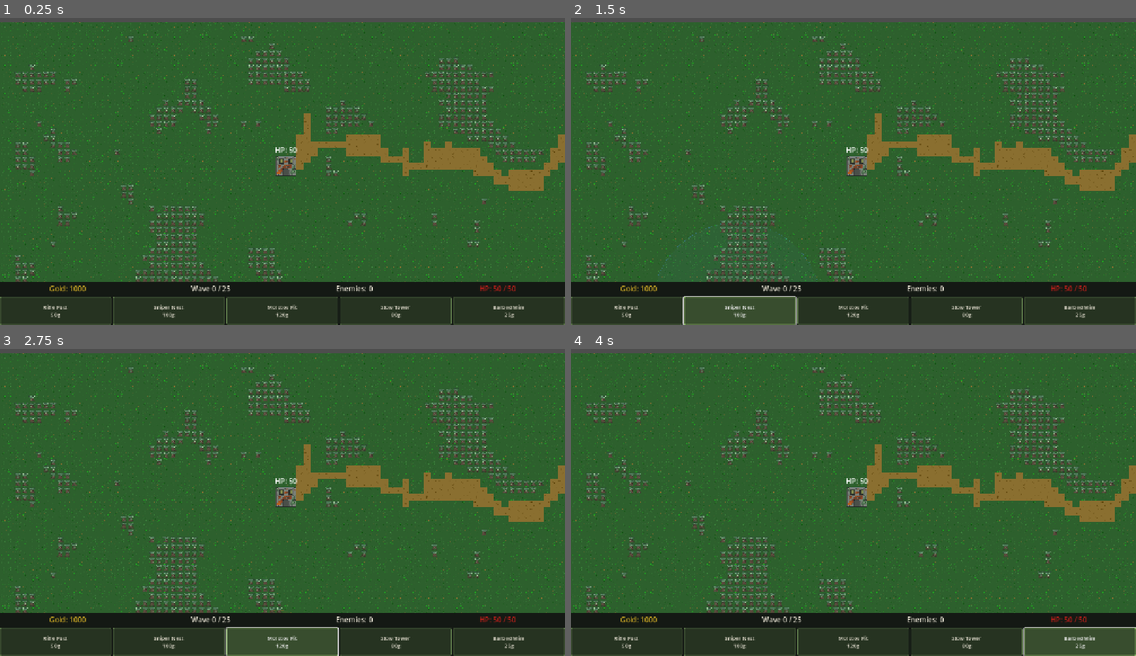
Above: before the commit, frames 1-4 (two rows, left to right).
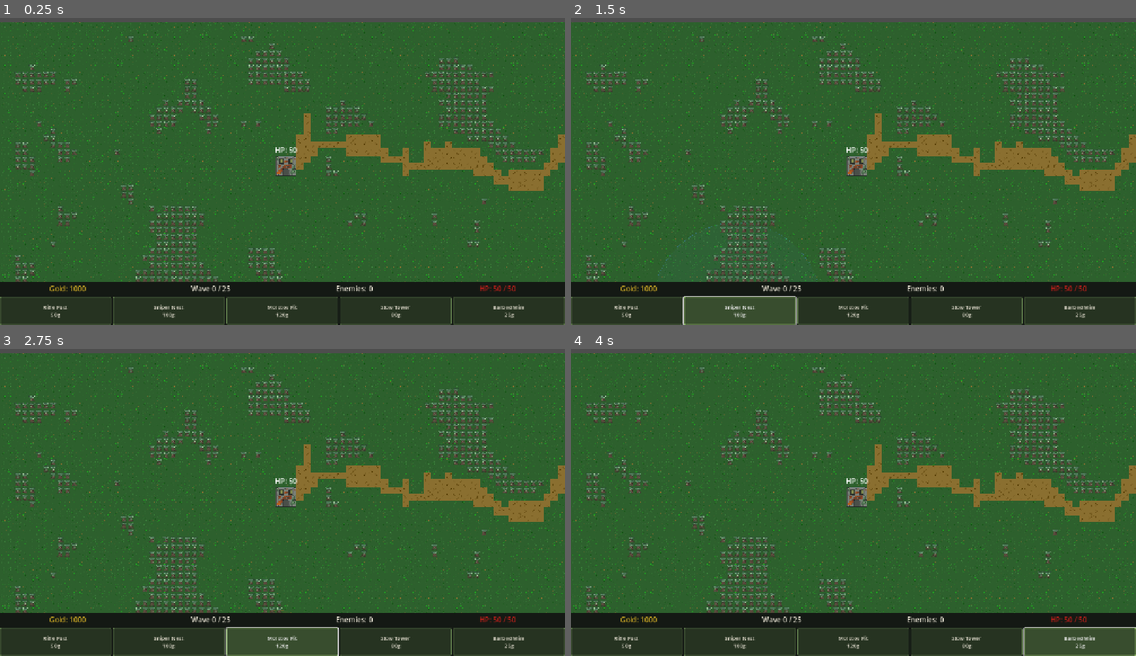
Above: after the commit, the same moments.

Repository: 3dw4rd1/OC_Tower_defense
Game: Godot game, scene res://scenes/levels/main.tscn
Two runs of this game, one before a commit and one after it. Both use one fixed random seed, a clock stepped at 60 frames per second and the inputs below.
Inputs:
- Up to frame 1 (0.25 s): no input
- Up to frame 2 (1.5 s): click "Rifle Post 50g" at 0.5 s; click "Sniper Nest 100g" at 1.25 s
- Up to frame 3 (2.75 s): click "Molotov Pit 120g" at 2 s
- Up to frame 4 (4 s): click "Slow Tower 80g" at 2.75 s; click "Barbed Wire 25g" at 3.5 s

The runs differ from the first frame. In frame 1, 0.2% of the frame differs, in the area x 52-100%, y 31-56%; in frame 2, 0.2%; in frame 3, 0.2%; in frame 4, 0.2%.

Commit message:
feat: randomly rotate river tiles by 90 degree increments

Diff:
--- a/game/scripts/autoloads/TerrainManager.gd
+++ b/game/scripts/autoloads/TerrainManager.gd
@@ -292,6 +292,7 @@
 		var tile_idx: int = randi() % RIVER_TILE_COUNT
 		sprite.region_rect = Rect2(tile_idx * 16, 0, 16, 16)
 		sprite.centered = true
+		sprite.rotation_degrees = (randi() % 4) * 90.0
 		sprite.position = world_pos
 		_game_map.add_child(sprite)
 
Binary file changed: game/assets/sprites/terrain/riverbed.png
Not shown, added: game/assets/sprites/terrain/riverbed.png.import
